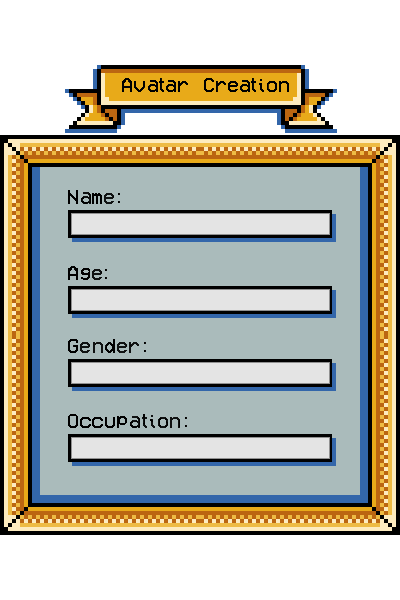
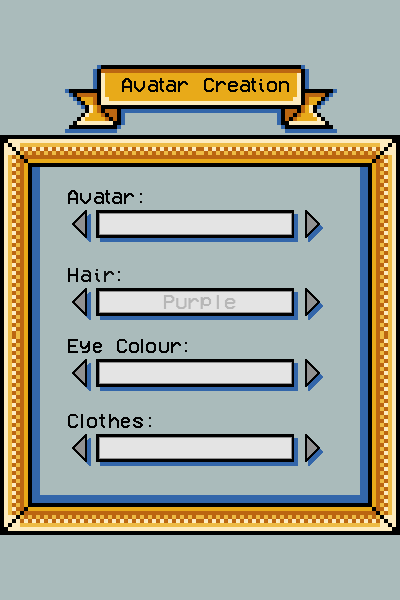
Layers edited between the first and the second 400x600 image:
added layer "Purple" (29%) above "Layer 7 copy" over [163, 295, 236, 309]
added layer "Layer 7 copy" above "Layer 4" over [0, 0, 400, 600]
hid "Layer 4" over [0, 65, 400, 466]
